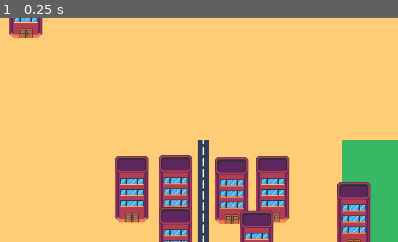
Above: before the commit, frame 1.
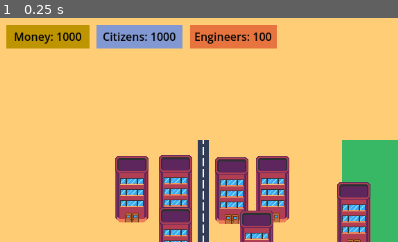
Above: after the commit, the same moment.

Repository: tichaelmurvey/big-monster-eats-city
Game: Godot game, scene res://scenes/game_root.tscn
The game is run twice, just before and just after one commit, with the same random seed, the same clock (stepped at 60 frames per second) and the same inputs.
Inputs:
- Up to frame 1 (0.25 s): no input
The pictures show only the part of the screen within x 0-50%, y 0-50%; the shares and areas given below are measured in that part.

The runs differ from the first frame. In frame 1, 7.2% of the frame differs, in the area x 1-70%, y 0-14%.

Commit message:
currencies and currency ui

Diff:
--- a/globals.gd
+++ b/GameEnv.gd
@@ -1,5 +1,7 @@
 extends Node
-
+var money = 1000
+var citizens = 1000
+var engineers = 100
 
 # Called when the node enters the scene tree for the first time.
 func _ready() -> void:
--- a/project.godot
+++ b/project.godot
@@ -17,7 +17,7 @@
 
 [autoload]
 
-globals="*res://globals.gd"
+GameEnv="*res://GameEnv.gd"
 
 [rendering]
 
--- /dev/null
+++ b/scenes/currency_label.gd
@@ -0,0 +1,6 @@
+extends RichTextLabel
+@export var currency_type = "money"
+
+# Called every frame. 'delta' is the elapsed time since the previous frame.
+func _process(delta: float) -> void:
+	text = currency_type.capitalize() + ": " + str(GameEnv[currency_type])
--- a/scenes/game_root.tscn
+++ b/scenes/game_root.tscn
@@ -1,8 +1,23 @@
-[gd_scene load_steps=4 format=4 uid="uid://b57opu40lbe34"]
+[gd_scene load_steps=9 format=4 uid="uid://b57opu40lbe34"]
 
 [ext_resource type="TileSet" uid="uid://b7hxkttro1ccg" path="res://assets/tilesets/city.tres" id="1_uebra"]
 [ext_resource type="PackedScene" uid="uid://cx3mr1sx8bqke" path="res://scenes/enemies/mushroom.tscn" id="2_jb3nc"]
 [ext_resource type="PackedScene" uid="uid://d0k1f06wshs7t" path="res://scenes/buildings/building.tscn" id="3_iusj4"]
+[ext_resource type="Script" uid="uid://beb28njpxk3yi" path="res://scenes/currency_label.gd" id="4_jb3nc"]
+
+[sub_resource type="StyleBoxFlat" id="StyleBoxFlat_jb3nc"]
+resource_local_to_scene = true
+bg_color = Color(0.7441724, 0.5821494, 0, 1)
+
+[sub_resource type="Theme" id="Theme_jb3nc"]
+PanelContainer/styles/panel = SubResource("StyleBoxFlat_jb3nc")
+RichTextLabel/colors/default_color = Color(0.012617188, 0.012617188, 0.012617188, 1)
+
+[sub_resource type="StyleBoxFlat" id="StyleBoxFlat_iusj4"]
+bg_color = Color(0.5039918, 0.59425044, 0.82149196, 1)
+
+[sub_resource type="StyleBoxFlat" id="StyleBoxFlat_a1rh6"]
+bg_color = Color(0.9040676, 0.4552589, 0.24242604, 1)
 
 [node name="game_root" type="Node2D"]
 metadata/_edit_lock_ = true
@@ -20,9 +35,6 @@
 tile_set = ExtResource("1_uebra")
 
 [node name="buildings" type="Node2D" parent="."]
-
-[node name="building" parent="buildings" instance=ExtResource("3_iusj4")]
-position = Vector2(40, 30)
 
 [node name="building2" parent="buildings" instance=ExtResource("3_iusj4")]
 position = Vector2(337, 298)
@@ -55,7 +67,57 @@
 [node name="Control" type="Control" parent="hud"]
 layout_mode = 3
 anchors_preset = 0
-offset_right = 40.0
-offset_bottom = 40.0
+offset_right = 382.0
+offset_bottom = 65.0
+theme = SubResource("Theme_jb3nc")
+
+[node name="money" type="PanelContainer" parent="hud/Control"]
+layout_mode = 0
+offset_left = 12.0
+offset_top = 10.0
+offset_right = 132.0
+offset_bottom = 44.0
+metadata/_edit_group_ = true
+
+[node name="text" type="RichTextLabel" parent="hud/Control/money"]
+layout_mode = 2
+text = "Money: 100"
+horizontal_alignment = 1
+vertical_alignment = 1
+script = ExtResource("4_jb3nc")
+
+[node name="citizens" type="PanelContainer" parent="hud/Control"]
+layout_mode = 0
+offset_left = 142.0
+offset_top = 10.0
+offset_right = 266.0
+offset_bottom = 44.0
+theme_override_styles/panel = SubResource("StyleBoxFlat_iusj4")
+metadata/_edit_group_ = true
+
+[node name="text" type="RichTextLabel" parent="hud/Control/citizens"]
+layout_mode = 2
+text = "Money: 100"
+horizontal_alignment = 1
+vertical_alignment = 1
+script = ExtResource("4_jb3nc")
+currency_type = "citizens"
+
+[node name="engineers" type="PanelContainer" parent="hud/Control"]
+layout_mode = 0
+offset_left = 277.0
+offset_top = 10.0
+offset_right = 402.0
+offset_bottom = 44.0
+theme_override_styles/panel = SubResource("StyleBoxFlat_a1rh6")
+metadata/_edit_group_ = true
+
+[node name="text" type="RichTextLabel" parent="hud/Control/engineers"]
+layout_mode = 2
+text = "Money: 100"
+horizontal_alignment = 1
+vertical_alignment = 1
+script = ExtResource("4_jb3nc")
+currency_type = "engineers"
 
 [editable path="buildings/building9"]
Not shown, added: GameEnv.gd.uid
Not shown, removed: globals.gd.uid
Not shown, added: scenes/currency_label.gd.uid
